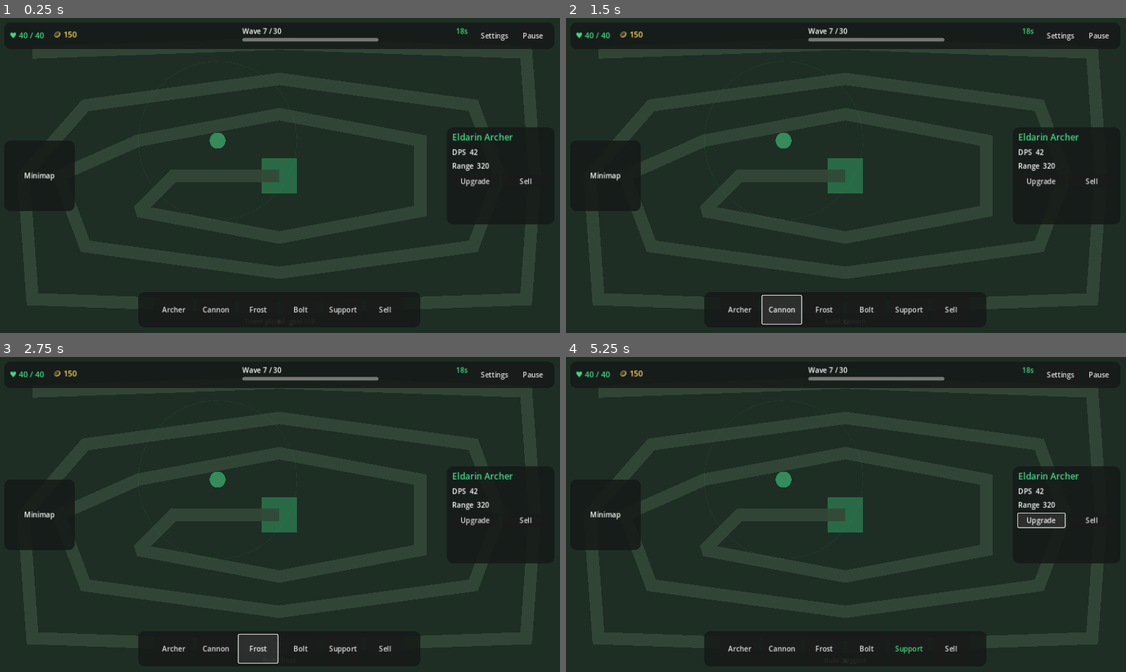
Above: before the commit, frames 1-4 (two rows, left to right).
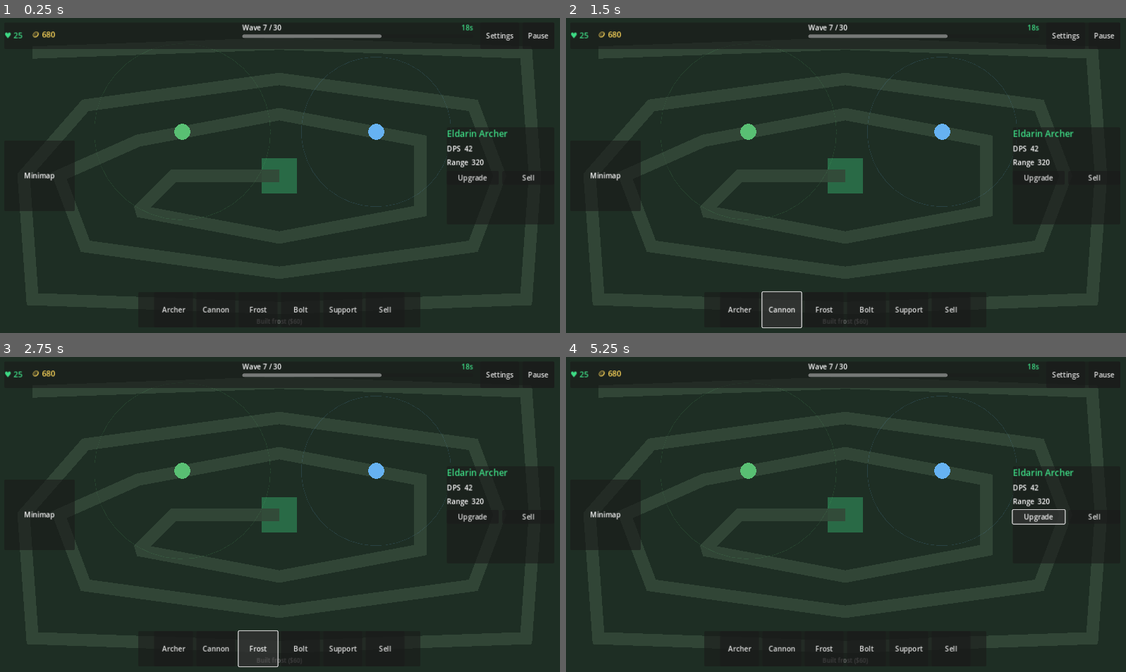
Above: after the commit, the same moments.

Repository: kennethIve/Green-TD
Game: Godot game, scene res://scenes/main.tscn
Two runs of this game, one before a commit and one after it. Both use one fixed random seed, a clock stepped at 60 frames per second and the inputs below.
Inputs:
- Up to frame 1 (0.25 s): no input
- Up to frame 2 (1.5 s): click "Archer" at 0.5 s; click "Cannon" at 1.25 s
- Up to frame 3 (2.75 s): click "Frost" at 2 s
- Up to frame 4 (5.25 s): click "Bolt" at 2.75 s; click "Support" at 3.5 s; click "Sell" at 4.25 s; click "Upgrade" at 5 s

The runs differ from the first frame. In frame 1, 2.2% of the frame differs, in the area x 0-98%, y 2-98%; in frame 2, 2.3%; in frame 3, 2.3%; in frame 4, 2.4%.
Error after the commit: Parse Error: Cannot infer the type of "on" variable because the value doesn't have a set type. (res://scripts/ui/hud.gd:64)

Commit message:
Fix axis-aligned paths, sell mode, frost/support, timer, path build block.

Diff:
--- a/scripts/main.gd
+++ b/scripts/main.gd
@@ -1,13 +1,13 @@
 extends Node2D
-## Game loop aligned to Green Circle TD: leak at CENTER loses a life.
+## Green Circle TD — 4-corner axis-aligned rings, multi-tower, center leak.
 
 const START_LIVES := 40
-const START_GOLD := 200
-const TOWER_COST := 50
+const START_GOLD := 220
+const PATH_HALF_WIDTH := 18.0
+const TowerScript = preload("res://scripts/tower/tower.gd")
 
 @onready var hud: Control = $UI/HUD
-@onready var spawner: WaveSpawner = $WaveSpawner
-@onready var path: CreepPath = $CreepPath
+@onready var spawner = $WaveSpawner
 @onready var towers: Node2D = $Towers
 @onready var status_label: Label = $StatusLabel
 
@@ -15,7 +15,9 @@
 var gold: int = START_GOLD
 var _ended: bool = false
 var _build_id: String = "archer"
-
+var _sell_mode: bool = false
+var _selected_tower: Node2D = null
+var _wave_time_left: float = 0.0
 
 func _ready() -> void:
 	spawner.creep_leaked.connect(_on_leak)
@@ -24,43 +26,138 @@
 	spawner.all_waves_cleared.connect(_on_win)
 	if hud.has_signal("build_pressed"):
 		hud.build_pressed.connect(_on_build_pressed)
+	if hud.has_signal("upgrade_pressed"):
+		hud.upgrade_pressed.connect(_on_upgrade)
+	if hud.has_signal("sell_pressed"):
+		hud.sell_pressed.connect(_on_sell_mode)
+	if hud.has_signal("pause_pressed"):
+		hud.pause_pressed.connect(_on_pause)
+	if hud.has_signal("settings_pressed"):
+		hud.settings_pressed.connect(func() -> void: status_label.text = "Settings — coming soon")
+	if hud.has_method("set_build_selected"):
+		hud.set_build_selected("archer")
 	_refresh_hud()
-	status_label.text = "Circle path → center leak. Space = wave · Click = tower ($%d)" % TOWER_COST
-	_place_tower(Vector2(500, 280))
+	status_label.text = "4-corner circle · Space=wave · Click=build/select · Sell mode then click tower"
+	_place_tower(Vector2(420, 260), "archer")
+	_place_tower(Vector2(860, 260), "frost")
 
+func _process(delta: float) -> void:
+	if _ended or _wave_time_left <= 0.0:
+		return
+	_wave_time_left = maxf(_wave_time_left - delta, 0.0)
+	if hud.has_method("set_wave"):
+		hud.set_wave(spawner.wave_index, spawner.total_waves, _wave_time_left)
 
 func _unhandled_input(event: InputEvent) -> void:
 	if _ended:
 		return
-	if event is InputEventKey and event.pressed and event.keycode == KEY_SPACE:
-		if not spawner.start_next_wave():
-			status_label.text = "Wave busy or finished"
+	if event is InputEventKey and event.pressed:
+		if event.keycode == KEY_SPACE:
+			if not spawner.start_next_wave():
+				status_label.text = "Wave busy or finished"
+		elif event.keycode == KEY_U:
+			_on_upgrade()
 	elif event is InputEventMouseButton and event.pressed and event.button_index == MOUSE_BUTTON_LEFT:
-		if _build_id == "sell":
+		var pos := get_global_mouse_position()
+		var hit := _tower_at(pos)
+		if _sell_mode:
+			if hit:
+				_sell_tower(hit)
+			else:
+				status_label.text = "Sell mode: click a tower"
 			return
-		_place_tower(get_global_mouse_position())
+		if hit:
+			_select_tower(hit)
+			return
+		_place_tower(pos, _build_id)
 
+func _on_pause() -> void:
+	get_tree().paused = not get_tree().paused
+	# Keep HUD processable
+	if hud:
+		hud.process_mode = Node.PROCESS_MODE_ALWAYS
+	status_label.text = "Paused" if get_tree().paused else "Resumed"
 
-func _place_tower(pos: Vector2) -> void:
-	if gold < TOWER_COST:
+func _tower_at(pos: Vector2) -> Node2D:
+	for t in towers.get_children():
+		if t.global_position.distance_to(pos) <= 22.0:
+			return t
+	return null
+
+func _select_tower(t: Node2D) -> void:
+	_selected_tower = t
+	_sell_mode = false
+	if hud.has_method("show_tower") and t.has_method("focus_data"):
+		hud.show_tower(t.focus_data())
+
+func _on_path(pos: Vector2) -> bool:
+	for path_name in ["PathTL", "PathTR", "PathBR", "PathBL"]:
+		var path := get_node_or_null(path_name)
+		if path == null:
+			continue
+		var pts: PackedVector2Array = path.get_points()
+		for i in range(pts.size() - 1):
+			if Geometry2D.get_closest_point_to_segment(pos, pts[i], pts[i + 1]).distance_to(pos) <= PATH_HALF_WIDTH:
+				return true
+	return false
+
+func _place_tower(pos: Vector2, id: String) -> void:
+	var defs: Dictionary = TowerScript.DEFS.get(id, TowerScript.DEFS["archer"])
+	var cost: int = int(defs["cost"])
+	if gold < cost:
 		status_label.text = "Not enough gold"
 		return
-	# Soft block placing on the green center goal
-	if pos.distance_to(Vector2(640, 360)) < 50.0:
+	if pos.distance_to(Vector2(640, 360)) < 55.0:
 		status_label.text = "Cannot build on center"
 		return
-	gold -= TOWER_COST
-	var t := Tower.new()
-	t.position = pos
-	towers.add_child(t)
+	if _on_path(pos):
+		status_label.text = "Cannot build on path"
+		return
+	for t in towers.get_children():
+		if t.global_position.distance_to(pos) < 36.0:
+			status_label.text = "Too close to another tower"
+			return
+	gold -= cost
+	var tower = TowerScript.new()
+	tower.apply_id(id)
+	tower.position = pos
+	towers.add_child(tower)
+	_select_tower(tower)
 	_refresh_hud()
-	status_label.text = "Tower placed · gold %d" % gold
-
+	status_label.text = "Built %s ($%d)" % [id, cost]
 
 func _on_build_pressed(id: String) -> void:
+	_sell_mode = false
 	_build_id = id
 	status_label.text = "Build: %s" % id
 
+func _on_sell_mode() -> void:
+	_sell_mode = true
+	status_label.text = "Sell mode ON — click a tower to sell"
+
+func _sell_tower(t: Node2D) -> void:
+	gold += int(t.sell_refund)
+	if _selected_tower == t:
+		_selected_tower = null
+		if hud.has_method("show_tower"):
+			hud.show_tower(null)
+	t.queue_free()
+	_sell_mode = false
+	_refresh_hud()
+	status_label.text = "Sold"
+
+func _on_upgrade() -> void:
+	if _selected_tower == null or not is_instance_valid(_selected_tower):
+		return
+	var cost: int = int(_selected_tower.upgrade_cost)
+	if gold < cost:
+		status_label.text = "Need $%d to upgrade" % cost
+		return
+	if _selected_tower.upgrade():
+		gold -= cost
+		_select_tower(_selected_tower)
+		_refresh_hud()
+		status_label.text = "Upgraded"
 
 func _on_leak() -> void:
 	if _ended:
@@ -70,32 +167,28 @@
 	if lives <= 0:
 		_lose()
 
-
 func _on_kill(reward: int) -> void:
+	if _ended:
+		return
 	gold += reward
 	_refresh_hud()
 
-
 func _on_wave_started(index: int, total: int) -> void:
+	_wave_time_left = 24.0
 	if hud.has_method("set_wave"):
-		hud.set_wave(index, total, 0.0)
-	status_label.text = "Wave %d / %d" % [index, total]
-
+		hud.set_wave(index, total, _wave_time_left)
+	status_label.text = "Wave %d / %d — 4 corners" % [index, total]
 
 func _on_win() -> void:
 	if _ended:
 		return
 	_ended = true
-	status_label.text = "VICTORY — all waves cleared"
-
+	status_label.text = "VICTORY"
 
 func _lose() -> void:
 	_ended = true
-	status_label.text = "DEFEAT — lives depleted"
-
+	status_label.text = "DEFEAT"
 
 func _refresh_hud() -> void:
 	if hud.has_method("set_resources"):
-		hud.set_resources(lives, gold)
-		if hud.get_node_or_null("%LivesLabel"):
-			hud.get_node("%LivesLabel").text = "♥ %d / %d" % [lives, START_LIVES]
+		hud.set_resources(lives, gold, START_LIVES)
--- a/scripts/ui/hud.gd
+++ b/scripts/ui/hud.gd
@@ -1,5 +1,5 @@
 extends Control
-## Green TD HUD — dark glass + #3DDC84 accent (UI/UX handoff stubs).
+## Dark-glass HUD — 3 top pills, build glow, focus costs.
 
 signal build_pressed(id: String)
 signal upgrade_pressed
@@ -9,6 +9,7 @@
 
 const ACCENT := Color("3DDC84")
 const PANEL_BG := Color(0.08, 0.1, 0.09, 0.85)
+const SELL_RED := Color(0.9, 0.3, 0.3)
 
 @onready var lives_label: Label = %LivesLabel
 @onready var gold_label: Label = %GoldLabel
@@ -19,37 +20,31 @@
 @onready var focus_name: Label = %FocusName
 @onready var focus_dps: Label = %FocusDps
 @onready var focus_range: Label = %FocusRange
+@onready var focus_upgrade_cost: Label = %FocusUpgradeCost
+@onready var focus_sell_refund: Label = %FocusSellRefund
+@onready var upgrade_btn: Button = %UpgradeBtn
+@onready var sell_btn: Button = %SellBtn
 @onready var build_tray: HBoxContainer = %BuildTray
 
 var _build_buttons: Dictionary = {}
-var _demo_seeded: bool = false
-
+var _selected_build: String = ""
 
 func _ready() -> void:
 	_style_panels()
 	_wire_buttons()
-	# Demo seed only if game never pushed real resources this frame
-	await get_tree().process_frame
-	if not _demo_seeded:
-		# Leave blank-ish defaults; main.gd owns live values
-		pass
+	show_tower(null)
 
-
-func set_resources(lives: int, gold: int) -> void:
-	_demo_seeded = true
-	lives_label.text = "♥ %d" % lives
+func set_resources(lives: int, gold: int, lives_max: int = 40) -> void:
+	lives_label.text = "♥ %d / %d" % [lives, lives_max]
 	gold_label.text = "🪙 %d" % gold
 
-
 func set_wave(n: int, total: int, secs: float) -> void:
-	_demo_seeded = true
 	wave_label.text = "Wave %d / %d" % [n, total]
 	var m := int(secs) / 60
 	var s := int(secs) % 60
 	timer_label.text = "%02d:%02d" % [m, s]
-	wave_bar.max_value = 30.0
-	wave_bar.value = clampf(secs, 0.0, 30.0)
-
+	wave_bar.max_value = maxf(secs, 1.0)
+	wave_bar.value = clampf(secs, 0.0, wave_bar.max_value)
 
 func show_tower(data) -> void:
 	if data == null:
@@ -57,45 +52,70 @@
 		return
 	focus_card.visible = true
 	focus_name.text = str(data.get("name", "Tower"))
-	focus_dps.text = "DPS  %s" % str(data.get("dps", "—"))
-	focus_range.text = "Range  %s" % str(data.get("range", "—"))
-
+	focus_dps.text = "DPS  %s   (+%s)" % [str(data.get("dps", "—")), str(data.get("dps_delta", 0))]
+	focus_range.text = "Range  %s   (+%s)" % [str(data.get("range", "—")), str(data.get("range_delta", 0))]
+	focus_upgrade_cost.text = "Upgrade  $%s" % str(data.get("upgrade_cost", "—"))
+	focus_sell_refund.text = "Refund  $%s" % str(data.get("sell_refund", "—"))
 
 func set_build_selected(id: String) -> void:
+	_selected_build = id
 	for btn_id in _build_buttons:
 		var btn: Button = _build_buttons[btn_id]
-		btn.button_pressed = (btn_id == id)
-		if btn_id == id:
-			btn.add_theme_color_override("font_color", ACCENT)
-		else:
-			btn.remove_theme_color_override("font_color")
+		var on := btn_id == id
+		btn.button_pressed = on
+		_set_btn_glow(btn, on)
 
+func _set_btn_glow(btn: Button, on: bool) -> void:
+	var sb := StyleBoxFlat.new()
+	sb.bg_color = Color(0.12, 0.16, 0.14, 0.95)
+	sb.set_corner_radius_all(10)
+	sb.content_margin_left = 6
+	sb.content_margin_right = 6
+	sb.content_margin_top = 6
+	sb.content_margin_bottom = 6
+	if on:
+		sb.border_width_left = 3
+		sb.border_width_right = 3
+		sb.border_width_top = 3
+		sb.border_width_bottom = 3
+		sb.border_color = ACCENT
+		sb.shadow_color = Color(ACCENT.r, ACCENT.g, ACCENT.b, 0.55)
+		sb.shadow_size = 8
+	btn.add_theme_stylebox_override("normal", sb)
+	btn.add_theme_stylebox_override("pressed", sb)
+	btn.add_theme_stylebox_override("hover", sb)
+	if on:
+		btn.add_theme_color_override("font_color", ACCENT)
+	else:
+		btn.remove_theme_color_override("font_color")
 
 func _wire_buttons() -> void:
 	%SettingsBtn.pressed.connect(func() -> void: settings_pressed.emit())
 	%PauseBtn.pressed.connect(func() -> void: pause_pressed.emit())
-	%UpgradeBtn.pressed.connect(func() -> void: upgrade_pressed.emit())
-	%SellBtn.pressed.connect(func() -> void: sell_pressed.emit())
+	upgrade_btn.pressed.connect(func() -> void: upgrade_pressed.emit())
+	sell_btn.pressed.connect(func() -> void: sell_pressed.emit())
+	upgrade_btn.add_theme_color_override("font_color", ACCENT)
+	sell_btn.add_theme_color_override("font_color", SELL_RED)
 	var ids := ["archer", "cannon", "frost", "lightning", "support", "sell"]
-	for i in ids.size():
-		var node_name := "TowerBtn_%s" % ids[i]
+	for id in ids:
+		var node_name := "TowerBtn_%s" % id
 		if build_tray.has_node(node_name):
 			var b: Button = build_tray.get_node(node_name)
-			b.set_meta("tower_id", ids[i])
-			_build_buttons[ids[i]] = b
-			b.pressed.connect(_on_build.bind(ids[i]))
-
+			_build_buttons[id] = b
+			b.custom_minimum_size = Vector2(64, 64)
+			b.pressed.connect(_on_build.bind(id))
+			_set_btn_glow(b, false)
 
 func _on_build(id: String) -> void:
 	if id == "sell":
-		sell_pressed.emit()
+		set_build_selected("sell")
+		sell_pressed.emit()  # enter sell mode; click tower to confirm
 	else:
 		set_build_selected(id)
 		build_pressed.emit(id)
 
-
 func _style_panels() -> void:
-	for path in ["%TopBarPanel", "%Minimap", "%FocusCard", "%BuildTrayPanel"]:
+	for path in ["%ResourcesPill", "%WavePillPanel", "%SysPill", "%Minimap", "%FocusCard", "%BuildTrayPanel"]:
 		var n := get_node_or_null(path)
 		if n is PanelContainer:
 			var sb := StyleBoxFlat.new()
